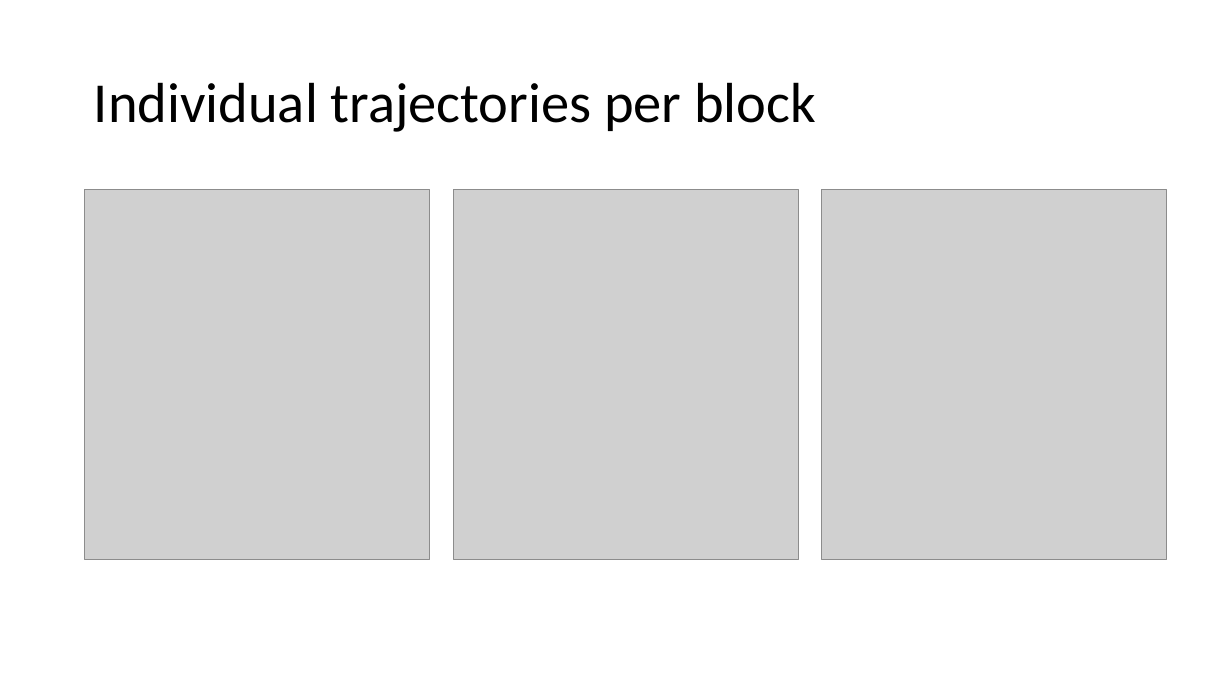
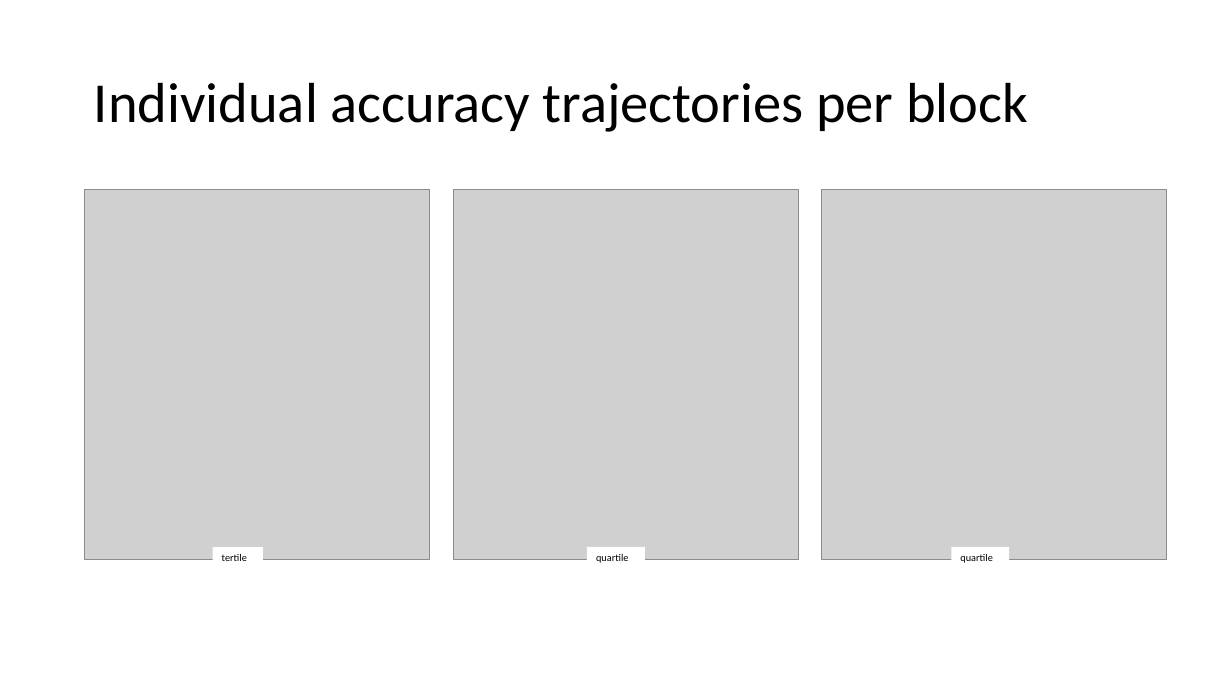
Before and after one commit to pathalle/mri_task_analysis, a slide deck: slide 4 of data/piloting/piloting_kloten/overview_kloten.pptx. Drawn at 1232x693 pixels with LibreOffice and Linux fonts; fonts in the diff are those of the drawing; grey boxes stand for pictures. Boxes give left, top, right and bottom in pixels: in the first picture for what was removed or moved away, otherwise in the second. Text is boxed around its words. In the diff, an @@ line names an element or a change of style, - is before the commit and + after.

```diff
--- a/data/piloting/piloting_kloten/overview_kloten.pptx
+++ b/data/piloting/piloting_kloten/overview_kloten.pptx
@@ title at (94,82,1028,132): text changed @@
-Individual trajectories per block
+Individual accuracy trajectories per block
@@ rectangle added at (213,547,262,569), fill #FFFFFF, 8 pt, text #000000 @@
+tertile
@@ rectangle added at (587,547,645,569), fill #FFFFFF, 8 pt, text #000000 @@
+quartile
@@ rectangle added at (952,547,1010,569), fill #FFFFFF, 8 pt, text #000000 @@
+quartile
```
Also in this commit, not shown: 2 other slides changed, 3 slides added, 17 other files.
